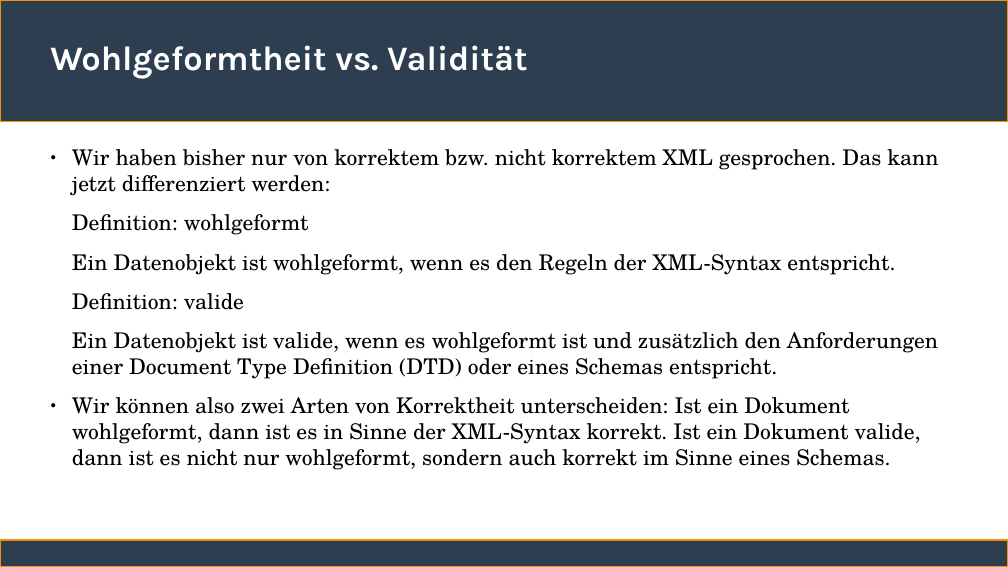
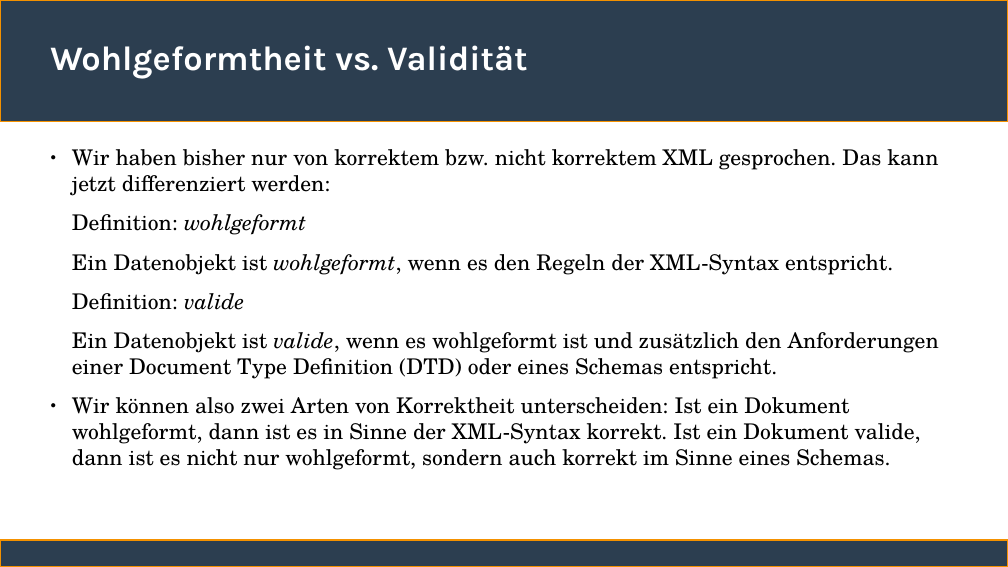
Before and after one commit to ChristianSonderUniSG/xml-kurs, a slide deck: slide 6 of sitzung_3/sitzung_3.odp (slide 7 before the commit). Drawn at 1008x567 pixels with LibreOffice and Linux fonts; fonts in the diff are those of the drawing. Boxes give left, top, right and bottom in pixels: in the first picture for what was removed or moved away, otherwise in the second. Text is boxed around its words. In the diff, an @@ line names an element or a change of style, - is before the commit and + after.

```diff
--- a/sitzung_3/sitzung_3.odp
+++ b/sitzung_3/sitzung_3.odp
@@ text at <box>72,214,939,379</box>: italic on in "wohlgeformt", "wohlgeformt,", "valide", "valide," @@
```
Also in this commit, not shown: 4 other slides changed, 3 slides added, 1 slide removed, 1 other file.
